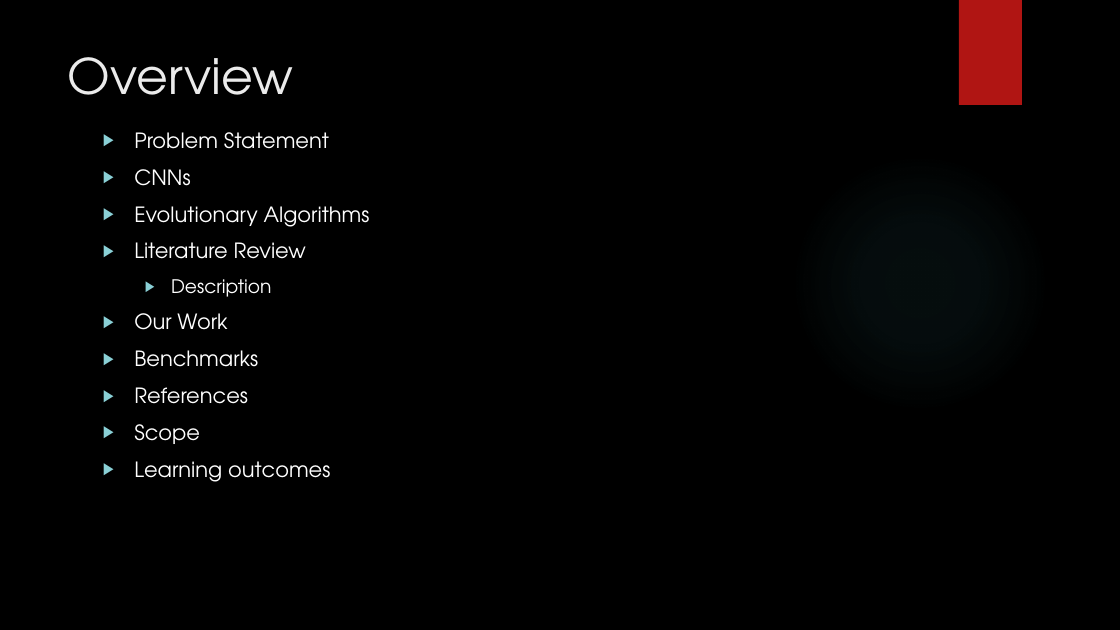
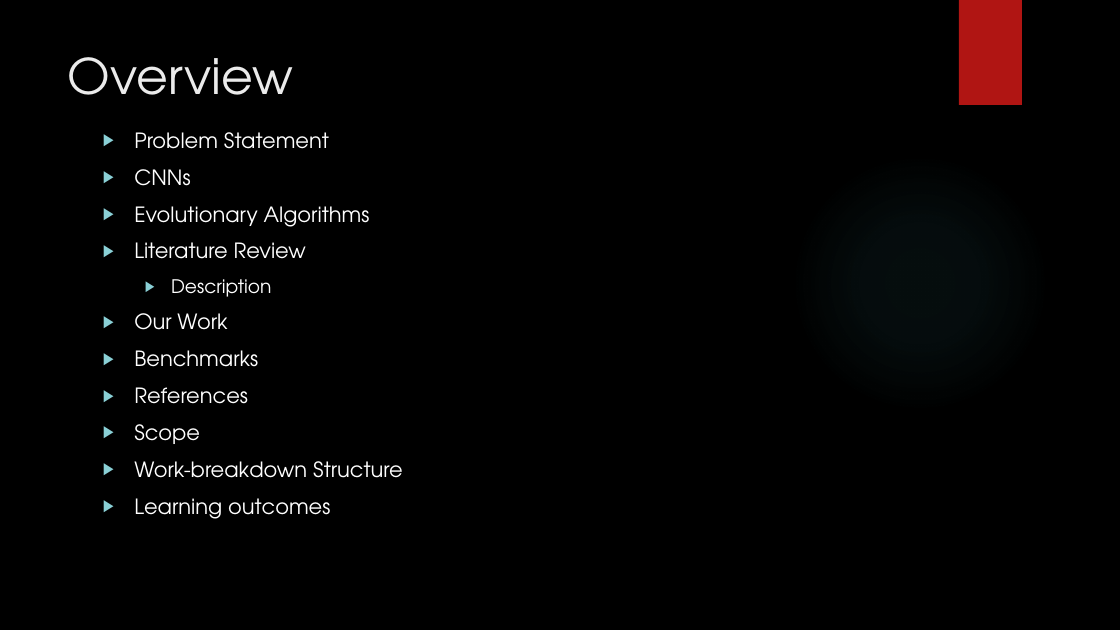
Before and after one commit to mohsin-ashraf/Neuroevolution-of-CNN, a slide deck: slide 3 of documentation/university-requisite/proposal-presentation/Nature Inspired CNNs Optimization.pptx. Drawn at 1120x630 pixels with LibreOffice and Linux fonts; fonts in the diff are those of the drawing; background and template pictures are left out. Boxes give left, top, right and bottom in pixels: in the first picture for what was removed or moved away, otherwise in the second. Text is boxed around its words. In the diff, an @@ line names an element or a change of style, - is before the commit and + after.

Commit message:
Updated Presentations

```diff
--- a/documentation/university-requisite/proposal-presentation/Nature Inspired CNNs Optimization.pptx
+++ b/documentation/university-requisite/proposal-presentation/Nature Inspired CNNs Optimization.pptx
@@ text at (134, 461, 403, 478): paragraph added @@
+▶ Work-breakdown Structure
```
